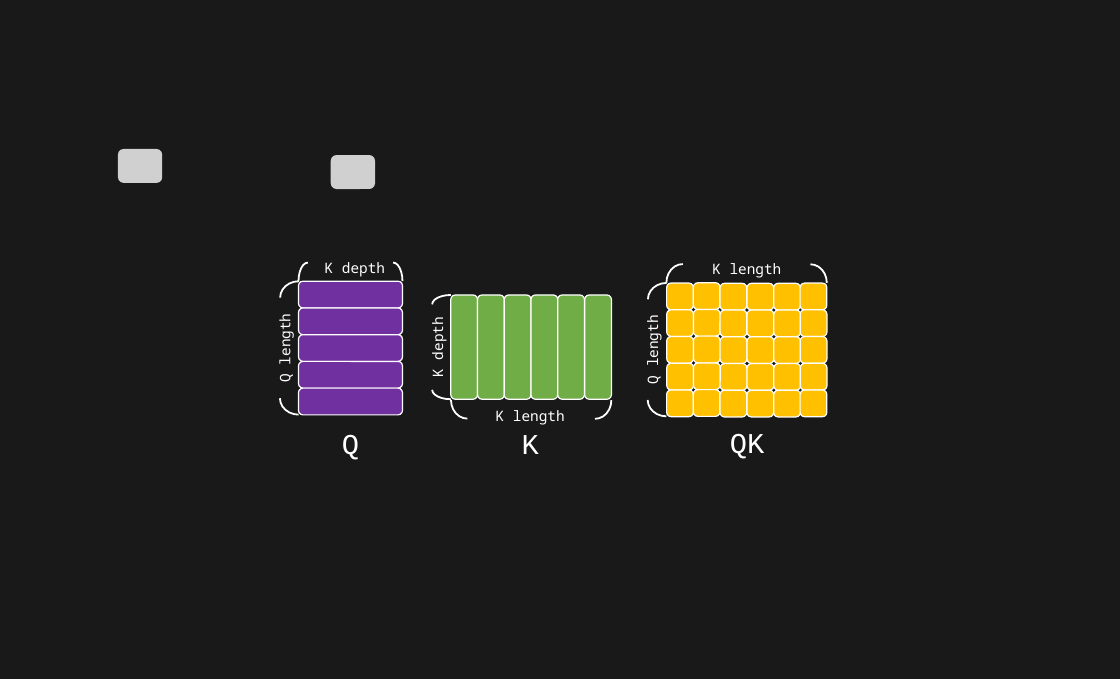
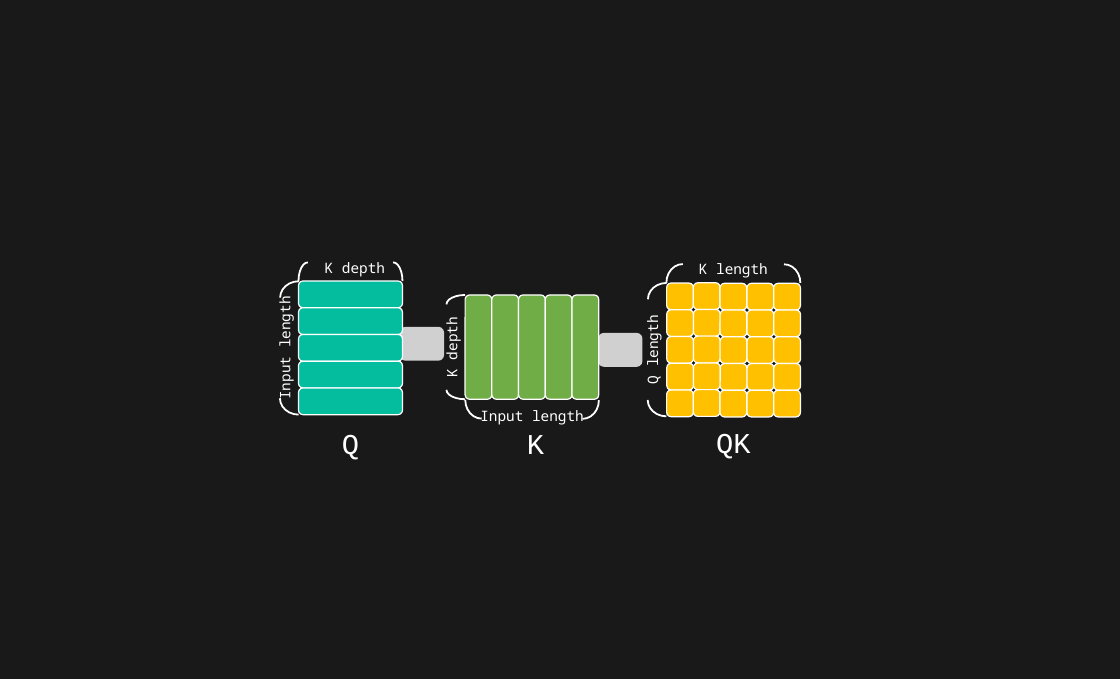
Before and after one commit to toonnyy8/PPT, a slide deck: slide 18 of Attention-is-all-you-need/image.pptx (slide 21 before the commit). Drawn at 1120x679 pixels with LibreOffice and Linux fonts; fonts in the diff are those of the drawing; grey boxes stand for pictures. Boxes give left, top, right and bottom in pixels: in the first picture for what was removed or moved away, otherwise in the second. Text is boxed around its words. In the diff, an @@ line names an element or a change of style, - is before the commit and + after.

```diff
--- a/Attention-is-all-you-need/image.pptx
+++ b/Attention-is-all-you-need/image.pptx
@@ picture removed at box(118, 149, 163, 183) @@
@@ picture removed at box(331, 155, 375, 189) @@
@@ arc (boxed as its full ellipse): place and size @@
-arc (boxed as its full ellipse) at box(794, 264, 827, 302)
+arc (boxed as its full ellipse) at box(768, 264, 801, 302)
@@ 6 rounded rectangles, 3 arc (boxed as its full ellipse)s: place and size @@
-6 rounded rectangles, 3 arc (boxed as its full ellipse)s at box(424, 295, 585, 419)
+6 rounded rectangles, 3 arc (boxed as its full ellipse)s at box(438, 295, 599, 419)
@@ rounded rectangle removed at box(585, 295, 612, 399) @@
@@ text in rounded rectangle at box(275, 301, 295, 399): text changed @@
-Q length
+Input length
@@ picture added at box(400, 327, 444, 361) @@
@@ picture added at box(598, 333, 643, 367) @@
@@ fill #7030A0 to #03BD9E in 5 elements at box(299, 281, 403, 308), box(299, 308, 403, 335), box(299, 335, 403, 361), box(299, 361, 403, 388), box(299, 388, 403, 415) @@
@@ 1 rounded rectangle, 1 text, 1 arc (boxed as its full ellipse): place and size @@
-1 rounded rectangle, 1 text, 1 arc (boxed as its full ellipse) at box(579, 255, 807, 459)
+1 rounded rectangle, 1 text, 1 arc (boxed as its full ellipse) at box(566, 255, 793, 459)
@@ text in rounded rectangle at box(480, 410, 584, 425): text changed @@
-K length
+Input length
@@ group removed at box(800, 283, 827, 417): 5 rounded rectangles @@
@@ text "K": place and size @@
-text "K" at box(522, 435, 539, 454)
+text "K" at box(527, 435, 544, 454)
```
Also in this commit, not shown: 6 other slides changed, 6 slides added, 16 other files.
